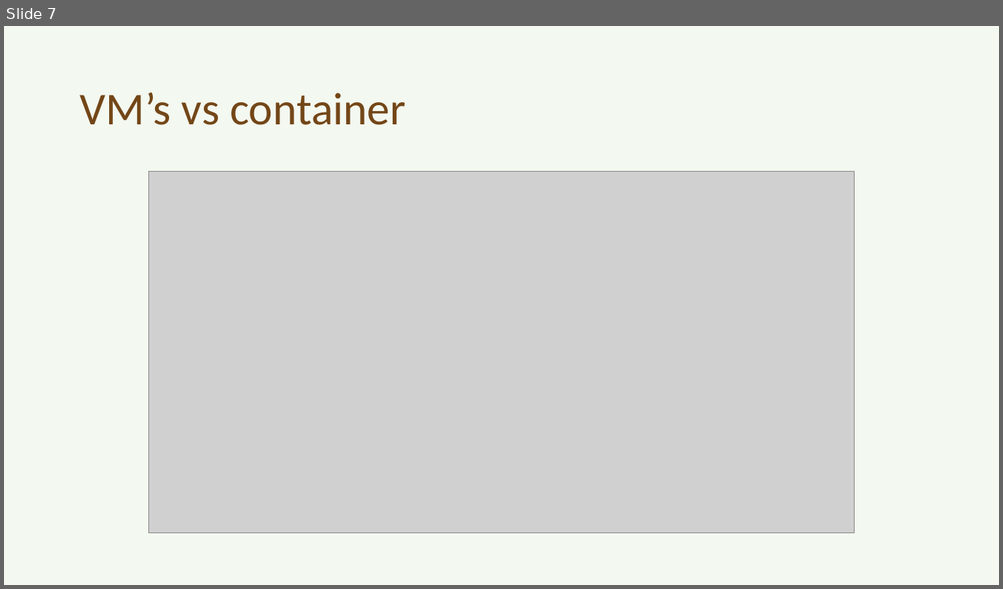
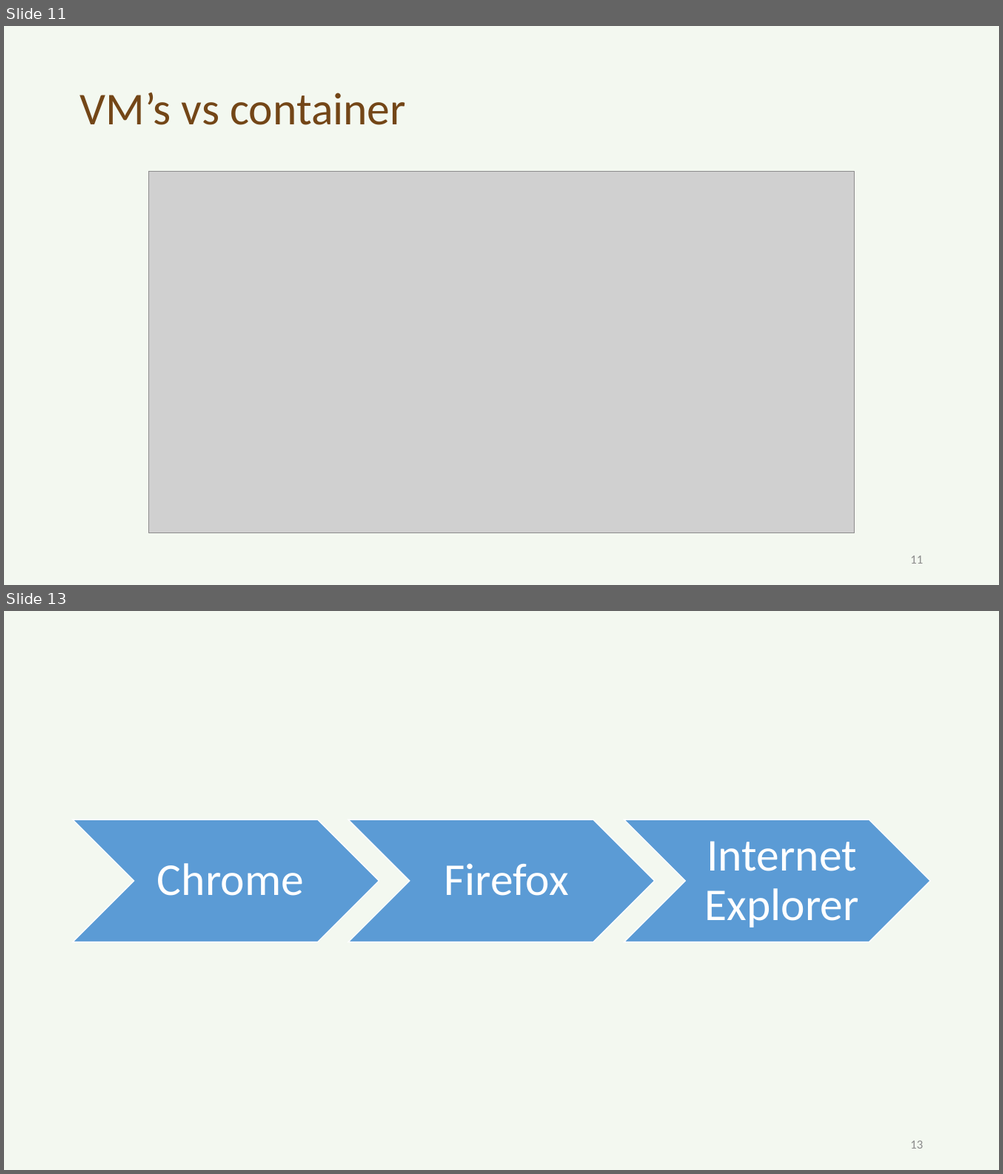
Before and after one commit to Arnonator/thesisDocs, a slide deck: Presentaties/tussentijdse_presentatie_arno_willaert_POGING_TWEE.pptx. Shown one above the other, each under a label of ours: slide 7 before the commit, slides 11 and 13 after it; the slides between them are not shown. The pictures are 1003x589 and 1003x1174 pixels, drawn with LibreOffice and Linux fonts; fonts in the diff are those of the drawing; grey boxes stand for pictures. Boxes give left, top, right and bottom in pixels: in the first picture for what was removed or moved away, otherwise in the second. Text is boxed around its words. In the diff, an @@ line names an element or a change of style, - is before the commit and + after.

```diff
--- a/Presentaties/tussentijdse_presentatie_arno_willaert_POGING_TWEE.pptx
+++ b/Presentaties/tussentijdse_presentatie_arno_willaert_POGING_TWEE.pptx
@@ slide 13 added at (x1=4, y1=611, x2=999, y2=1170), background #70AD47 at 8% opacity @@
@@ group added at (x1=73, y1=820, x2=930, y2=943): 3 chevrons, 3 texts @@
+Chrome
+Firefox
+Internet Explorer
@@ page number added at (x1=910, y1=1141, x2=922, y2=1149), 12 pt, text #8C8C8C @@
+13
@@ what was slide 7 is now slide 11 @@
@@ slide 11 changed as well @@
@@ page number added at (x1=910, y1=556, x2=922, y2=564), 12 pt, text #8C8C8C @@
+11
```
Also in this commit, not shown: 9 other slides changed, 12 other slides added, 3 slides removed, 7 other files.
